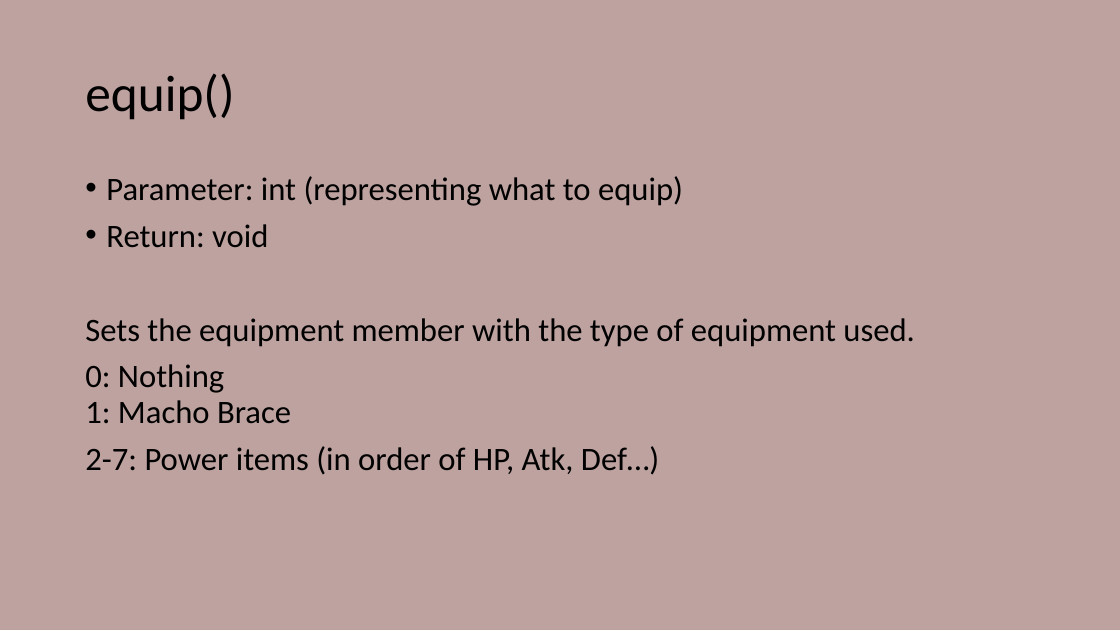
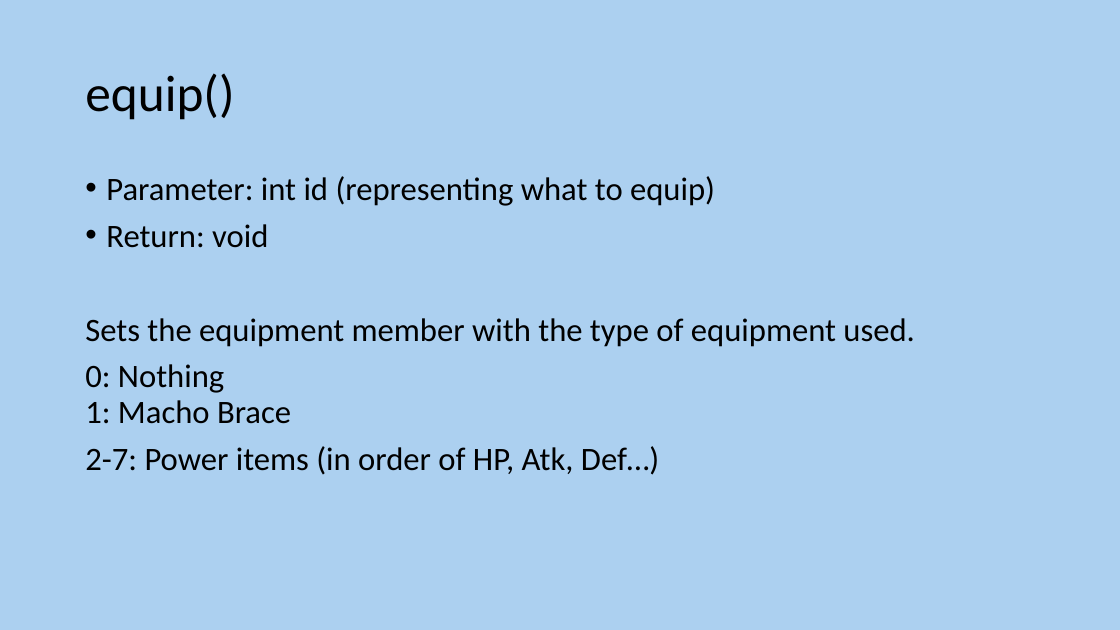
Before and after one commit to Ellime/PokemonEVCounter, a slide deck: slide 19 of Outline_PokemonEVCounterApp.pptx (slide 20 before the commit). Drawn at 1120x630 pixels with LibreOffice and Linux fonts; fonts in the diff are those of the drawing. Boxes give left, top, right and bottom in pixels: in the first picture for what was removed or moved away, otherwise in the second. Text is boxed around its words. In the diff, an @@ line names an element or a change of style, - is before the commit and + after.

Commit message:
Updating design doc

```diff
--- a/Outline_PokemonEVCounterApp.pptx
+++ b/Outline_PokemonEVCounterApp.pptx
@@ background #BDA29F to #ACD0F0 @@
@@ text at (106, 176, 715, 206): text changed @@
-• Parameter: int (representing what to equip)
+• Parameter: int id (representing what to equip)
```
Also in this commit, not shown: 6 other slides changed, 3 slides removed.
